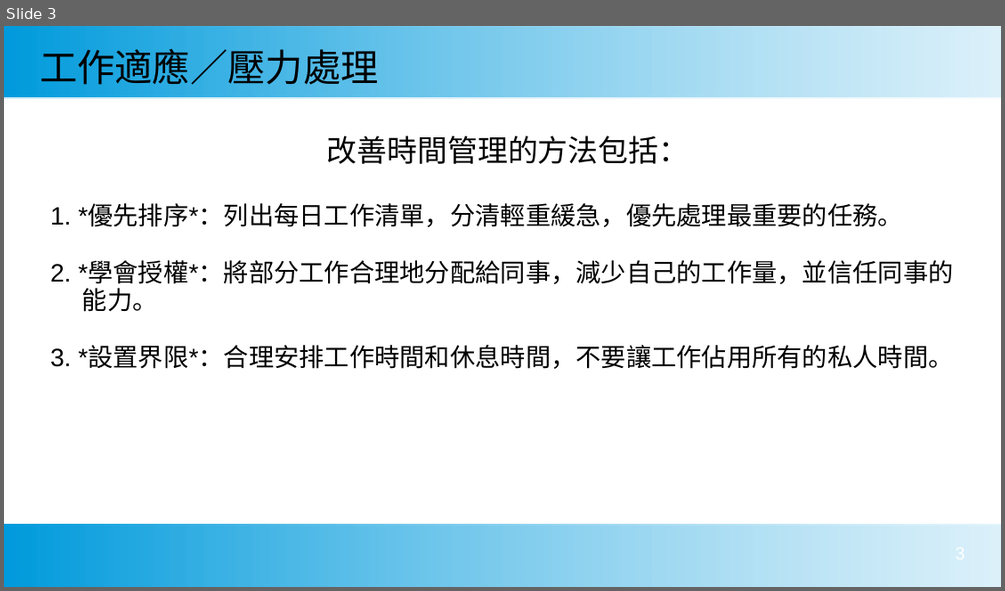
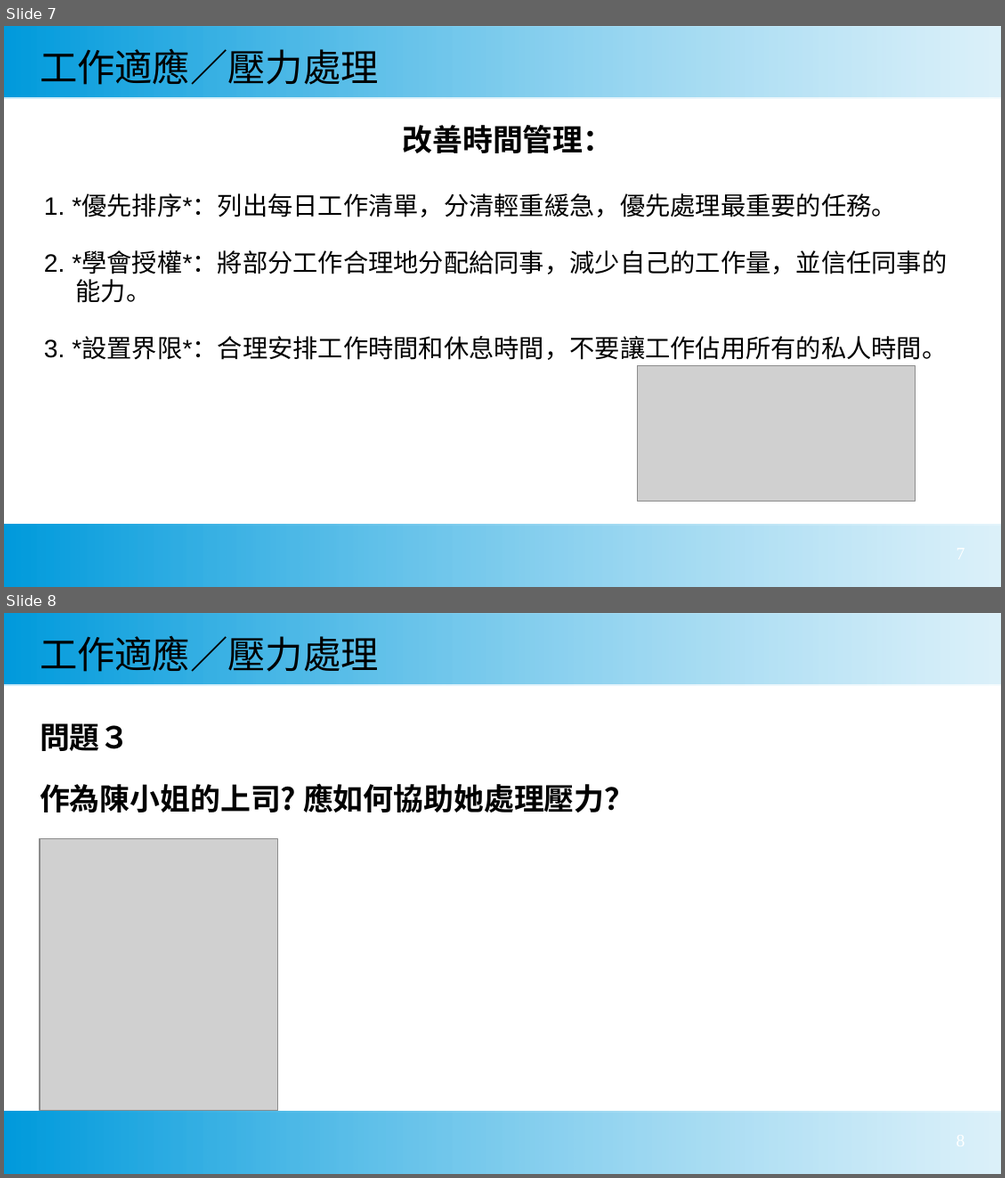
Before and after one commit to dockerwin11/studypage, a slide deck: ppt_presentation/project_ver1_20241109.ppt. Shown one above the other, each under a label of ours: slide 3 before the commit, slides 7 and 8 after it. The pictures are 1005x591 and 1005x1178 pixels, drawn with LibreOffice and Linux fonts; fonts in the diff are those of the drawing; grey boxes stand for pictures. Boxes give left, top, right and bottom in pixels: in the first picture for what was removed or moved away, otherwise in the second. Text is boxed around its words. In the diff, an @@ line names an element or a change of style, - is before the commit and + after.

```diff
--- a/ppt_presentation/project_ver1_20241109.ppt
+++ b/ppt_presentation/project_ver1_20241109.ppt
@@ slide 8 added at [4, 613, 1001, 1174], background #FFFFFF; not listed: 2 template elements that a slide beside it also shows @@
@@ title added at [40, 630, 379, 677], 30 pt, text #000000 @@
+工作適應／壓力處理
@@ text added at [40, 723, 635, 812], 24 pt, text #000000, bold @@
+問題３
+作為陳小姐的上司? 應如何協助她處理壓力？
@@ picture added at [40, 839, 278, 1111] @@
@@ what was slide 3 is now slide 7 @@
@@ slide 7 changed as well @@
@@ text "改善時間管理：": place and size @@
-text "改善時間管理：" at [50, 135, 953, 369]
+text "改善時間管理：" at [44, 125, 947, 360]
@@ text at [402, 125, 613, 153]: text changed; bold on @@
-改善時間管理的方法包括：
+改善時間管理：
@@ text at [44, 195, 947, 360]: indent changed @@
@@ picture added at [637, 366, 915, 501] @@
```
Also in this commit, not shown: 3 other slides changed, 5 other slides added, 4 other files.
